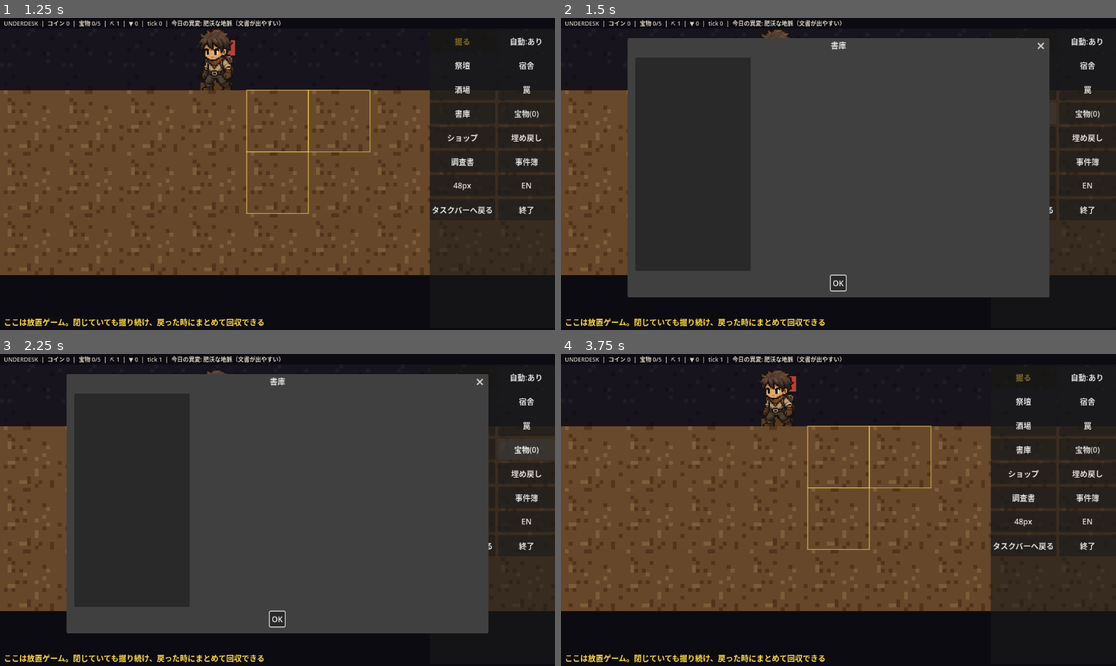
Above: before the commit, frames 1-4 (two rows, left to right).
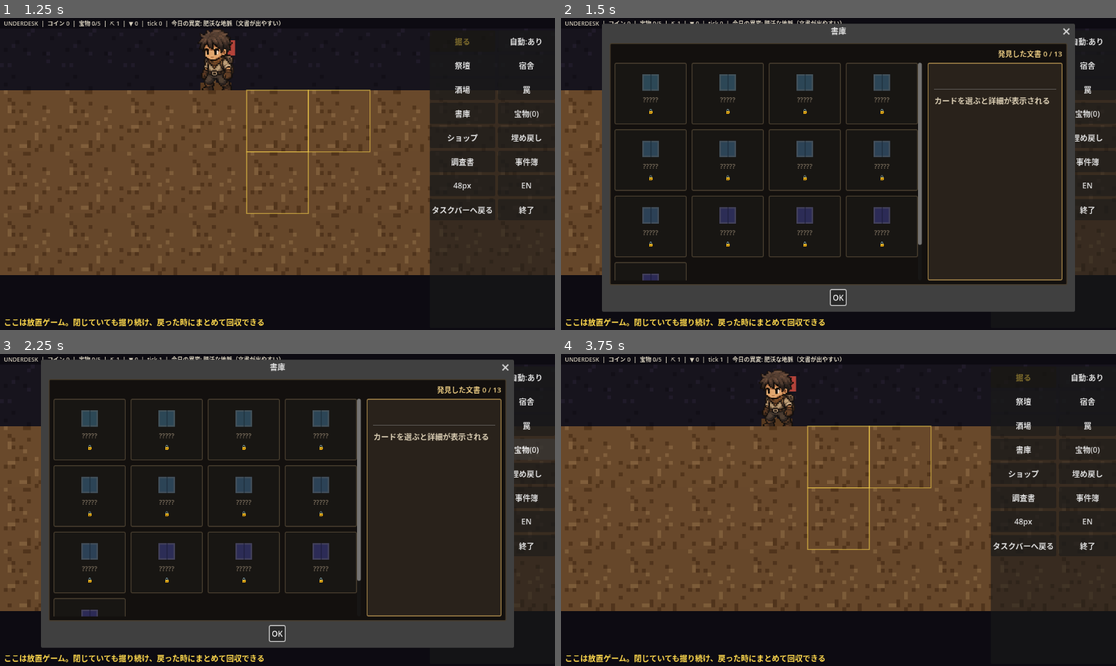
Above: after the commit, the same moments.

Repository: jinsei0604/UnderDesk
Game: Godot game, scene res://src/ui/main.tscn
The game is run twice, just before and just after one commit, with the same random seed, the same clock (stepped at 60 frames per second) and the same inputs.
Inputs (mouse positions are in pixels of both pictures, inside the frame that each line leads up to):
- Up to frame 1 (1.25 s): tap Enter at 0.5 s; drag from (111, 33) to (133, 27) at 0.52 s
- Up to frame 2 (1.5 s): click "書庫" at 1.25 s
- Up to frame 3 (2.25 s): click "宝物(0)" at 2 s
- Up to frame 4 (3.75 s): click "ショップ" at 2.75 s; click "OK" at 3.5 s

Frame 1 is identical in both runs. In frame 2, 59% of the frame differs, in the area x 7-93%, y 1-95%; in frame 3, 59%; in frame 4, nothing differs.

Commit message:
Card-catalogue UI for shop, treasures and archive with locked slots and detail panel

Diff:
--- a/locale/en.csv
+++ b/locale/en.csv
@@ -110,3 +110,6 @@
 ACH_ITEMS_5_DESC,Collect 5 treasures
 ACH_DEPTH_20,Depth Twenty
 ACH_DEPTH_20_DESC,Reach depth 20
+UI_PROGRESS_DOCS,Documents found %d / %d
+UI_PROGRESS_ITEMS,Treasures collected %d / %d
+UI_SELECT_HINT,Select a card to see its details.
--- a/locale/ja.csv
+++ b/locale/ja.csv
@@ -110,3 +110,6 @@
 ACH_ITEMS_5_DESC,宝物を5種類集める
 ACH_DEPTH_20,深度二十
 ACH_DEPTH_20_DESC,深度20に到達する
+UI_PROGRESS_DOCS,発見した文書 %d / %d
+UI_PROGRESS_ITEMS,収集した宝物 %d / %d
+UI_SELECT_HINT,カードを選ぶと詳細が表示される
--- /dev/null
+++ b/src/ui/card_dialog.gd
@@ -0,0 +1,244 @@
+class_name UDCardDialog
+extends AcceptDialog
+## Shared card-catalogue dialog (§6, user reference shots 2026-07-12):
+## a dark cabinet holding a grid of parchment cards on the left and a
+## large detail panel on the right — the shop / treasure / archive
+## screens all read as "a real collection", not a text list. Undiscovered
+## entries stay as locked "?????" cards so the shelf shows its true size.
+
+signal card_selected(id: String)
+signal action_pressed(id: String)
+
+## Palette shared with the survey card: aged paper in a dark cabinet.
+const COLOR_CABINET := Color(0.075, 0.065, 0.055)
+const COLOR_PAPER := Color(0.16, 0.135, 0.105)
+const COLOR_PAPER_HOVER := Color(0.21, 0.18, 0.14)
+const COLOR_PAPER_SELECTED := Color(0.24, 0.2, 0.14)
+const COLOR_LOCKED := Color(0.095, 0.085, 0.075)
+const COLOR_BORDER := Color(0.62, 0.5, 0.28)
+const COLOR_BORDER_DIM := Color(0.28, 0.24, 0.18)
+const COLOR_TITLE := Color(0.9, 0.78, 0.5)
+const COLOR_TEXT := Color(0.85, 0.8, 0.7)
+const COLOR_MUTED := Color(0.5, 0.45, 0.38)
+
+const CARD_SIZE := Vector2(150, 128)
+const CARD_ICON_PX: int = 44
+const DETAIL_ICON_PX: int = 88
+const GRID_COLUMNS: int = 4
+
+var _progress_label: Label
+var _grid: GridContainer
+var _detail_icon: TextureRect
+var _detail_title: Label
+var _detail_body: RichTextLabel
+var _action_button: Button
+var _cards: Dictionary = {}  # id -> Button
+var _selected_id: String = ""
+
+
+static func create(dialog_title: String, with_action: bool) -> UDCardDialog:
+	var dialog := UDCardDialog.new()
+	dialog.title = dialog_title
+	dialog.min_size = Vector2i(960, 560)
+	dialog._build(with_action)
+	return dialog
+
+
+func _build(with_action: bool) -> void:
+	var root := PanelContainer.new()
+	root.custom_minimum_size = Vector2(920, 500)
+	root.add_theme_stylebox_override("panel", _flat(COLOR_CABINET, COLOR_BORDER_DIM, 2, 10))
+	add_child(root)
+
+	var column := VBoxContainer.new()
+	column.add_theme_constant_override("separation", 8)
+	root.add_child(column)
+
+	_progress_label = Label.new()
+	_progress_label.add_theme_font_size_override("font_size", 15)
+	_progress_label.add_theme_color_override("font_color", COLOR_TITLE)
+	_progress_label.horizontal_alignment = HORIZONTAL_ALIGNMENT_RIGHT
+	column.add_child(_progress_label)
+
+	var body := HBoxContainer.new()
+	body.add_theme_constant_override("separation", 12)
+	body.size_flags_vertical = Control.SIZE_EXPAND_FILL
+	column.add_child(body)
+
+	var scroll := ScrollContainer.new()
+	scroll.size_flags_horizontal = Control.SIZE_EXPAND_FILL
+	scroll.size_flags_vertical = Control.SIZE_EXPAND_FILL
+	scroll.horizontal_scroll_mode = ScrollContainer.SCROLL_MODE_DISABLED
+	body.add_child(scroll)
+
+	_grid = GridContainer.new()
+	_grid.columns = GRID_COLUMNS
+	_grid.add_theme_constant_override("h_separation", 10)
+	_grid.add_theme_constant_override("v_separation", 10)
+	_grid.size_flags_horizontal = Control.SIZE_EXPAND_FILL
+	scroll.add_child(_grid)
+
+	var detail := PanelContainer.new()
+	detail.custom_minimum_size = Vector2(280, 0)
+	detail.add_theme_stylebox_override("panel", _flat(COLOR_PAPER, COLOR_BORDER, 2, 14))
+	body.add_child(detail)
+
+	var detail_box := VBoxContainer.new()
+	detail_box.add_theme_constant_override("separation", 10)
+	detail.add_child(detail_box)
+
+	_detail_icon = TextureRect.new()
+	_detail_icon.custom_minimum_size = Vector2(DETAIL_ICON_PX, DETAIL_ICON_PX)
+	_detail_icon.expand_mode = TextureRect.EXPAND_IGNORE_SIZE
+	_detail_icon.stretch_mode = TextureRect.STRETCH_KEEP_ASPECT_CENTERED
+	_detail_icon.size_flags_horizontal = Control.SIZE_SHRINK_CENTER
+	detail_box.add_child(_detail_icon)
+
+	_detail_title = Label.new()
+	_detail_title.add_theme_font_size_override("font_size", 20)
+	_detail_title.add_theme_color_override("font_color", COLOR_TITLE)
+	_detail_title.autowrap_mode = TextServer.AUTOWRAP_WORD_SMART
+	detail_box.add_child(_detail_title)
+
+	detail_box.add_child(HSeparator.new())
+
+	_detail_body = RichTextLabel.new()
+	_detail_body.bbcode_enabled = true
+	_detail_body.fit_content = false
+	_detail_body.add_theme_font_size_override("normal_font_size", 16)
+	_detail_body.add_theme_color_override("default_color", COLOR_TEXT)
+	_detail_body.add_theme_constant_override("line_separation", 5)
+	_detail_body.size_flags_vertical = Control.SIZE_EXPAND_FILL
+	detail_box.add_child(_detail_body)
+
+	_action_button = Button.new()
+	_action_button.custom_minimum_size = Vector2(0, 42)
+	_action_button.add_theme_font_size_override("font_size", 16)
+	_action_button.visible = with_action
+	_action_button.pressed.connect(
+		func() -> void:
+			if _selected_id != "":
+				action_pressed.emit(_selected_id)
+	)
+	detail_box.add_child(_action_button)
+
+
+func set_progress(text: String) -> void:
+	_progress_label.text = text
+
+
+func clear_cards() -> void:
+	_selected_id = ""
+	_cards.clear()
+	for child in _grid.get_children():
+		child.queue_free()
+
+
+## A parchment card. Locked cards keep their slot on the shelf but show
+## only "?????" and a lock, exactly like the reference catalogue.
+func add_card(
+	id: String, title_text: String, subtitle: String,
+	icon: Texture2D, locked: bool
+) -> void:
+	var card := Button.new()
+	card.custom_minimum_size = CARD_SIZE
+	card.disabled = locked
+	var base := _flat(COLOR_LOCKED if locked else COLOR_PAPER,
+		COLOR_BORDER_DIM, 2, 8)
+	card.add_theme_stylebox_override("normal", base)
+	card.add_theme_stylebox_override("disabled", base)
+	card.add_theme_stylebox_override("hover", _flat(COLOR_PAPER_HOVER, COLOR_BORDER, 2, 8))
+	card.add_theme_stylebox_override("pressed", _flat(COLOR_PAPER_SELECTED, COLOR_BORDER, 2, 8))
+	card.add_theme_stylebox_override("focus", _flat(COLOR_PAPER_SELECTED, COLOR_TITLE, 2, 8))
+
+	var box := VBoxContainer.new()
+	box.mouse_filter = Control.MOUSE_FILTER_IGNORE
+	box.set_anchors_preset(Control.PRESET_FULL_RECT)
+	box.alignment = BoxContainer.ALIGNMENT_CENTER
+	box.add_theme_constant_override("separation", 4)
+	card.add_child(box)
+
+	var image := TextureRect.new()
+	image.custom_minimum_size = Vector2(CARD_ICON_PX, CARD_ICON_PX)
+	image.expand_mode = TextureRect.EXPAND_IGNORE_SIZE
+	image.stretch_mode = TextureRect.STRETCH_KEEP_ASPECT_CENTERED
+	image.size_flags_horizontal = Control.SIZE_SHRINK_CENTER
+	image.texture = icon
+	image.modulate = Color(0.45, 0.42, 0.4) if locked else Color.WHITE
+	box.add_child(image)
+
+	var name_label := Label.new()
+	name_label.text = "?????" if locked else title_text
+	name_label.horizontal_alignment = HORIZONTAL_ALIGNMENT_CENTER
+	name_label.autowrap_mode = TextServer.AUTOWRAP_WORD_SMART
+	name_label.add_theme_font_size_override("font_size", 14)
+	name_label.add_theme_color_override(
+		"font_color", COLOR_MUTED if locked else COLOR_TEXT
+	)
+	box.add_child(name_label)
+
+	var sub_label := Label.new()
+	sub_label.text = "🔒" if locked else subtitle
+	sub_label.horizontal_alignment = HORIZONTAL_ALIGNMENT_CENTER
+	sub_label.add_theme_font_size_override("font_size", 12)
+	sub_label.add_theme_color_override(
+		"font_color", COLOR_MUTED if locked else COLOR_TITLE
+	)
+	sub_label.visible = locked or subtitle != ""
+	box.add_child(sub_label)
+
+	if not locked:
+		card.pressed.connect(
+			func() -> void:
+				_selected_id = id
+				card_selected.emit(id)
+		)
+	_grid.add_child(card)
+	_cards[id] = card
+
+
+func select_card(id: String) -> void:
+	if not _cards.has(id):
+		return
+	_selected_id = id
+	(_cards[id] as Button).grab_focus()
+	card_selected.emit(id)
+
+
+func selected_id() -> String:
+	return _selected_id
+
+
+func show_detail(title_text: String, body_bbcode: String, icon: Texture2D) -> void:
+	_detail_title.text = title_text
+	_detail_body.text = body_bbcode
+	_detail_icon.texture = icon
+	_detail_icon.visible = icon != null
+
+
+func set_action(label: String, disabled: bool) -> void:
+	_action_button.text = label
+	_action_button.disabled = disabled
+
+
+func has_cards() -> bool:
+	return not _cards.is_empty()
+
+
+func first_unlocked_id() -> String:
+	for id: Variant in _cards.keys():
+		if not (_cards[id] as Button).disabled:
+			return str(id)
+	return ""
+
+
+static func _flat(
+	bg: Color, border: Color, border_px: int, margin_px: int
+) -> StyleBoxFlat:
+	var style := StyleBoxFlat.new()
+	style.bg_color = bg
+	style.border_color = border
+	style.set_border_width_all(border_px)
+	style.set_content_margin_all(margin_px)
+	style.set_corner_radius_all(3)
+	return style
--- a/src/ui/main.gd
+++ b/src/ui/main.gd
@@ -95,18 +95,11 @@
 var _collapse_button: Button
 var _locale_button: Button
 var _quit_button: Button
-var _archive_dialog: AcceptDialog
-var _archive_list: ItemList
-var _archive_body: RichTextLabel
-var _archive_doc_ids: Array[String] = []
+var _archive_dialog: UDCardDialog
 var _treasure_button: Button
-var _treasure_dialog: AcceptDialog
-var _treasure_list: ItemList
+var _treasure_dialog: UDCardDialog
 var _shop_button: Button
-var _shop_dialog: AcceptDialog
-var _shop_list: ItemList
-var _shop_buy_button: Button
-var _shop_good_ids: Array[String] = []
+var _shop_dialog: UDCardDialog
 var _prestige_button: Button
 var _prestige_dialog: AcceptDialog
 var _prestige_info: Label
@@ -801,7 +794,6 @@
 	_collapse_button.text = locale.text("UI_COLLAPSE")
 	_treasure_button.text = "%s(%d)" % [locale.text("UI_TREASURES"), sim.items.size()]
 	_shop_button.text = locale.text("UI_SHOP")
-	_shop_buy_button.text = locale.text("UI_BUY")
 	_prestige_button.text = locale.text("UI_PRESTIGE")
 	_perma_buy_button.text = locale.text("UI_BUY")
 	_bury_button.text = locale.text("UI_PRESTIGE_DO")
@@ -895,27 +887,8 @@
 
 
 func _build_archive_dialog() -> void:
-	_archive_dialog = AcceptDialog.new()
-	_archive_dialog.title = locale.text("UI_ARCHIVE")
-	_archive_dialog.min_size = Vector2i(860, 500)
-	var split := HSplitContainer.new()
-	split.custom_minimum_size = Vector2(820, 440)
-	_archive_list = ItemList.new()
-	_archive_list.custom_minimum_size = Vector2(240, 0)
-	_archive_list.add_theme_font_size_override("font_size", 15)
-	_archive_list.icon_mode = ItemList.ICON_MODE_LEFT
-	_archive_list.fixed_icon_size = Vector2i(UDArtLibrary.PLACEHOLDER_ICON_SIZE, UDArtLibrary.PLACEHOLDER_ICON_SIZE)
-	_archive_list.item_selected.connect(_on_archive_item_selected)
-	split.add_child(_archive_list)
-	_archive_body = RichTextLabel.new()
-	_archive_body.bbcode_enabled = true
-	_archive_body.fit_content = false
-	_archive_body.add_theme_font_size_override("normal_font_size", 17)
-	_archive_body.add_theme_font_size_override("bold_font_size", 19)
-	_archive_body.add_theme_constant_override("line_separation", 6)
-	_archive_body.size_flags_horizontal = Control.SIZE_EXPAND_FILL
-	split.add_child(_archive_body)
-	_archive_dialog.add_child(split)
+	_archive_dialog = UDCardDialog.create(locale.text("UI_ARCHIVE"), false)
+	_archive_dialog.card_selected.connect(_on_archive_card_selected)
 	add_child(_archive_dialog)
 
 
@@ -956,94 +929,112 @@
 
 
 func _build_treasure_dialog() -> void:
-	_treasure_dialog = AcceptDialog.new()
-	_treasure_dialog.title = locale.text("UI_TREASURES")
-	_treasure_dialog.min_size = Vector2i(560, 360)
-	_treasure_list = ItemList.new()
-	_treasure_list.custom_minimum_size = Vector2(520, 300)
-	_treasure_list.add_theme_font_size_override("font_size", 15)
-	_treasure_list.icon_mode = ItemList.ICON_MODE_LEFT
-	_treasure_list.fixed_icon_size = Vector2i(UDArtLibrary.PLACEHOLDER_ICON_SIZE, UDArtLibrary.PLACEHOLDER_ICON_SIZE)
-	_treasure_dialog.add_child(_treasure_list)
+	_treasure_dialog = UDCardDialog.create(locale.text("UI_TREASURES"), false)
+	_treasure_dialog.card_selected.connect(_on_treasure_card_selected)
 	add_child(_treasure_dialog)
 
 
+## The whole collection shows on the shelf: owned treasures as cards,
+## the rest as locked ????? slots (the catalogue reveals its size, the
+## contents stay a surprise — reference shots 2026-07-12).
 func _open_treasures() -> void:
 	if settings.resident_mode:
 		_expand()
-	_treasure_list.clear()
-	for item_id in sim.items:
-		if not item_db.has_item(item_id):
-			continue
-		var item := item_db.get_item(item_id)
+	_treasure_dialog.clear_cards()
+	for item_id in item_db.all_ids():
+		var owned := sim.items.has(item_id)
 		var icon := art.icon_or_placeholder("item_%s" % item_id, item_id, "gem")
-		_treasure_list.add_item("%s — %s" % [
-			locale.text(item["name_key"]), locale.text(item["desc_key"]),
-		], icon)
-	if sim.items.is_empty():
-		_treasure_list.add_item("---")
+		var title_text := locale.text(item_db.get_item(item_id)["name_key"]) \
+			if owned else ""
+		_treasure_dialog.add_card(item_id, title_text, "", icon, not owned)
+	_treasure_dialog.set_progress(
+		locale.text("UI_PROGRESS_ITEMS") % [sim.items.size(), item_db.all_ids().size()]
+	)
 	_treasure_dialog.title = locale.text("UI_TREASURES")
+	_treasure_dialog.show_detail("", locale.text("UI_SELECT_HINT"), null)
+	var first := _treasure_dialog.first_unlocked_id()
+	if first != "":
+		_treasure_dialog.select_card(first)
 	_treasure_dialog.popup_centered()
 
 
+func _on_treasure_card_selected(item_id: String) -> void:
+	var item := item_db.get_item(item_id)
+	_treasure_dialog.show_detail(
+		locale.text(item["name_key"]),
+		locale.text(item["desc_key"]),
+		art.icon_or_placeholder("item_%s" % item_id, item_id, "gem")
+	)
+
+
 func _build_shop_dialog() -> void:
-	_shop_dialog = AcceptDialog.new()
-	_shop_dialog.title = locale.text("UI_SHOP")
-	_shop_dialog.min_size = Vector2i(640, 400)
-	var box := VBoxContainer.new()
-	box.custom_minimum_size = Vector2(600, 330)
-	_shop_list = ItemList.new()
-	_shop_list.custom_minimum_size = Vector2(0, 280)
-	_shop_list.size_flags_vertical = Control.SIZE_EXPAND_FILL
-	_shop_list.add_theme_font_size_override("font_size", 15)
-	_shop_list.icon_mode = ItemList.ICON_MODE_LEFT
-	_shop_list.fixed_icon_size = Vector2i(UDArtLibrary.PLACEHOLDER_ICON_SIZE, UDArtLibrary.PLACEHOLDER_ICON_SIZE)
-	box.add_child(_shop_list)
-	_shop_buy_button = Button.new()
-	_shop_buy_button.pressed.connect(_on_shop_buy)
-	box.add_child(_shop_buy_button)
-	_shop_dialog.add_child(box)
+	_shop_dialog = UDCardDialog.create(locale.text("UI_SHOP"), true)
+	_shop_dialog.card_selected.connect(_on_shop_card_selected)
+	_shop_dialog.action_pressed.connect(_on_shop_buy)
 	add_child(_shop_dialog)
 
 
 func _open_shop() -> void:
 	if settings.resident_mode:
 		_expand()
-	_populate_shop()
+	_populate_shop("")
 	_shop_dialog.title = locale.text("UI_SHOP")
 	_shop_dialog.popup_centered()
 
 
-func _populate_shop() -> void:
-	var selected := _shop_list.get_selected_items()
-	_shop_list.clear()
-	_shop_good_ids.clear()
+## Goods hang like framed wares (reference shot): the card carries name,
+## level and price; the detail panel sells it and holds the buy button.
+func _populate_shop(keep_selection: String) -> void:
+	_shop_dialog.clear_cards()
 	for good_id in shop_db.all_ids():
 		var good := shop_db.get_good(good_id)
 		var level := sim.upgrade_level(good_id)
 		var max_level := int(good["max_level"])
-		var line := "%s Lv.%d/%d — %s" % [
-			locale.text(good["name_key"]), level, max_level,
-			locale.text(good["desc_key"]),
-		]
+		var subtitle := "Lv.%d/%d" % [level, max_level]
 		if level >= max_level:
-			line += "  [MAX]"
+			subtitle += "  MAX"
 		else:
-			line += "  [$%d]" % UDSim.upgrade_cost(good, level)
-		_shop_good_ids.append(good_id)
+			subtitle += "  $%d" % UDSim.upgrade_cost(good, level)
 		var icon := art.icon_or_placeholder("shop_%s" % good_id, good_id, "rune")
-		_shop_list.add_item(line, icon)
-	if not selected.is_empty() and selected[0] < _shop_list.item_count:
-		_shop_list.select(selected[0])
-
-
-func _on_shop_buy() -> void:
-	var selected := _shop_list.get_selected_items()
-	if selected.is_empty():
-		return
-	var good := shop_db.get_good(_shop_good_ids[selected[0]])
+		_shop_dialog.add_card(
+			good_id, locale.text(good["name_key"]), subtitle, icon, false
+		)
+	_shop_dialog.set_progress(
+		"%s %d" % [locale.text("RES_GOLD"), int(sim.inventory[UD.RES_GOLD])]
+	)
+	_shop_dialog.show_detail("", locale.text("UI_SELECT_HINT"), null)
+	_shop_dialog.set_action(locale.text("UI_BUY"), true)
+	var select_id := keep_selection
+	if select_id == "":
+		select_id = _shop_dialog.first_unlocked_id()
+	if select_id != "":
+		_shop_dialog.select_card(select_id)
+
+
+func _on_shop_card_selected(good_id: String) -> void:
+	var good := shop_db.get_good(good_id)
+	var level := sim.upgrade_level(good_id)
+	var max_level := int(good["max_level"])
+	var body := locale.text(good["desc_key"])
+	var maxed := level >= max_level
+	var cost := 0
+	if maxed:
+		body += "\n\n[b]Lv.%d/%d  MAX[/b]" % [level, max_level]
+	else:
+		cost = UDSim.upgrade_cost(good, level)
+		body += "\n\n[b]Lv.%d/%d[/b]   $%d" % [level, max_level, cost]
+	_shop_dialog.show_detail(
+		locale.text(good["name_key"]), body,
+		art.icon_or_placeholder("shop_%s" % good_id, good_id, "rune")
+	)
+	var affordable := not maxed and int(sim.inventory[UD.RES_GOLD]) >= cost
+	_shop_dialog.set_action(locale.text("UI_BUY"), not affordable)
+
+
+func _on_shop_buy(good_id: String) -> void:
+	var good := shop_db.get_good(good_id)
 	if sim.buy_upgrade(good):
-		_populate_shop()
+		_populate_shop(good_id)
 		queue_redraw()
 
 
@@ -1192,34 +1183,57 @@
 	_card_dialog.popup_centered()
 
 
+## The archive shows the whole catalogue (reference: 手記一覧): found
+## documents as parchment cards, the rest locked as ????? so the player
+## always sees how much of the story is still underground.
 func _open_archive() -> void:
 	if settings.resident_mode:
 		# Documents are unreadable in a 48px strip: expand first.
 		_expand()
-	_archive_list.clear()
-	_archive_doc_ids.clear()
-	_archive_body.text = ""
-	for doc_id in sim.discovered_documents:
-		if not doc_db.has_doc(doc_id):
-			continue
+	var fresh := unread_docs.duplicate()
+	_archive_dialog.clear_cards()
+	for doc_id in doc_db.all_ids():
+		var found := sim.discovered_documents.has(doc_id)
 		var doc := doc_db.get_doc(doc_id)
-		_archive_doc_ids.append(doc_id)
+		var subtitle := _doc_number_label(doc_id)
+		if fresh.has(doc_id):
+			subtitle += " ✦"
 		var icon := art.icon_or_placeholder(doc_id, doc_id, "book")
-		_archive_list.add_item(locale.text(doc["title_key"]), icon)
+		_archive_dialog.add_card(
+			doc_id, locale.text(doc["title_key"]) if found else "",
+			subtitle, icon, not found
+		)
+	_archive_dialog.set_progress(locale.text("UI_PROGRESS_DOCS") % [
+		sim.discovered_documents.size(), doc_db.count(),
+	])
+	_archive_dialog.show_detail("", locale.text("UI_SELECT_HINT"), null)
 	unread_docs.clear()
 	_refresh_archive_button()
+	# Open on the newest unread page, else the first found one.
+	var select_id := str(fresh[0]) if not fresh.is_empty() \
+		else _archive_dialog.first_unlocked_id()
+	if select_id != "":
+		_archive_dialog.select_card(select_id)
 	_archive_dialog.popup_centered()
-	if _archive_list.item_count > 0:
-		_archive_list.select(0)
-		_on_archive_item_selected(0)
-
-
-func _on_archive_item_selected(index: int) -> void:
-	var doc := doc_db.get_doc(_archive_doc_ids[index])
-	_archive_body.text = "[b]%s[/b]\n\n%s" % [
+
+
+## doc_007 -> "No.7" (matches the reference catalogue numbering).
+func _doc_number_label(doc_id: String) -> String:
+	var digits := ""
+	for i in range(doc_id.length() - 1, -1, -1):
+		if not doc_id[i].is_valid_int():
+			break
+		digits = doc_id[i] + digits
+	return ("No.%d" % int(digits)) if digits != "" else doc_id
+
+
+func _on_archive_card_selected(doc_id: String) -> void:
+	var doc := doc_db.get_doc(doc_id)
+	_archive_dialog.show_detail(
 		locale.text(doc["title_key"]),
 		locale.text(doc["body_key"]),
-	]
+		art.icon_or_placeholder(doc_id, doc_id, "book")
+	)
 
 
 func _quit() -> void:
Binary file added: assets/reference/ui_archive_mock.png
Not shown, added: assets/reference/ui_archive_mock.png.import
Binary file changed: locale/en.text.translation
Binary file changed: locale/ja.text.translation
Not shown, added: src/ui/card_dialog.gd.uid
